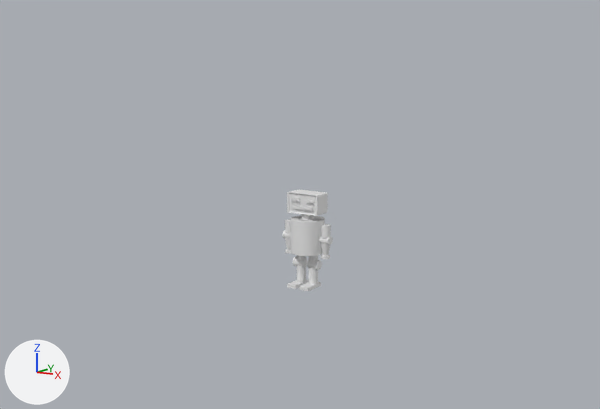
Before and after pictures for a commit that changed the Blender file BakerBot_v1.blend.
Both versions are drawn from a 50 mm camera at (11.28, -17.52, 6.04) aimed at (-0.03, -0.3, 2.18). The axes (+X, +Y, +Z) are drawn at lower left. The lights are the same throughout.

The scene before the commit, as lines of its bpy script (objects in view):
```python
me_cube_003 = bpy.data.meshes.new('Cube.003')
me_cube_003.from_pydata(...)  # 84 vertices, 85 faces; spans x -1.0..1.0, y -0.95..1.0, z -1.0..1.0
# before: 0 (-0.82, -0.8, -0.82) at pixel (290, 210), 1 (-0.82, -0.8, 0.82) at pixel (290, 193), 2 (0.82, -0.8, -0.82) at pixel (315, 213), 3 (0.82, -0.8, 0.82) at pixel (315, 196)
me_cylinder = bpy.data.meshes.new('Cylinder')
me_cylinder.from_pydata(...)  # 320 vertices, 258 faces; spans x -1.0..1.0, y -1.0..1.0, z -1.0..1.34
me_cylinder_001 = bpy.data.meshes.new('Cylinder.001')
me_cylinder_001.from_pydata(...)  # a 64-sided cylinder along z spanning x -1.0..1.0, y -1.0..1.0, z -1.0..1.0
me_cylinder_005 = bpy.data.meshes.new('Cylinder.005')
me_cylinder_005.from_pydata(...)  # 192 vertices, 66 faces; spans x -1.0..1.0, y -1.0..1.0, z -1.0..1.0
me_cylinder_007 = bpy.data.meshes.new('Cylinder.007')
me_cylinder_007.from_pydata(...)  # 256 vertices, 194 faces; spans x -1.0..1.0, y -1.0..1.0, z -1.41..1.0
ob_body = bpy.data.objects.new('Body', me_cylinder)
ob_body.location = (0.02, -0.02, 1.34)
ob_body.scale = (0.437, 0.437, 0.437)
ob_hands = bpy.data.objects.new('Hands', me_cylinder_007)
ob_hands.location = (-0.54, -0.02, 1.05)
ob_hands.scale = (0.123, 0.123, 0.166)
_m = ob_hands.modifiers.new('Array', 'ARRAY')
_m.relative_offset_displace = (4.5, 0.0, 0.0)
ob_head = bpy.data.objects.new('Head', me_cube_003)
ob_head.location = (0.0, -0.02, 2.19)
ob_head.scale = (0.463, 0.269, 0.269)
ob_leg = bpy.data.objects.new('Leg', me_cylinder_001)
ob_leg.location = (-0.18, -0.02, 0.31)
ob_leg.scale = (0.123, 0.123, 0.215)
_m = ob_leg.modifiers.new('Array', 'ARRAY')
_m.relative_offset_displace = (1.5, 0.0, 0.0)
ob_shoulder = bpy.data.objects.new('Shoulder', me_cylinder_005)
ob_shoulder.location = (-0.54, -0.02, 1.52)
ob_shoulder.scale = (0.116, 0.116, 0.153)
_m = ob_shoulder.modifiers.new('Array', 'ARRAY')
_m.relative_offset_displace = (4.8, 0.0, 0.0)
```
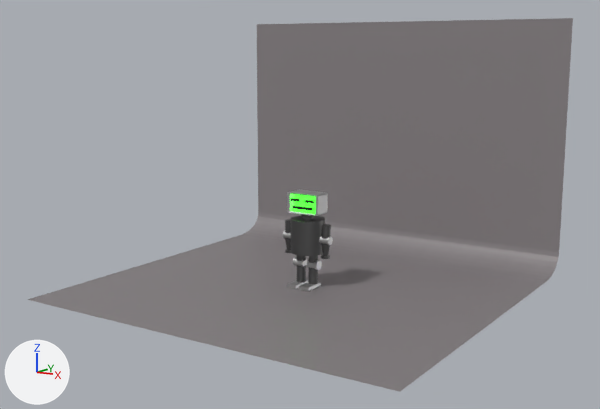
Changed parts and their boxes [x1, y1, x2, y2] in the pictures (600 x 409 px):
'Background', added
    after: [28, 18, 573, 392]
'Body', recoloured
    both: [290, 214, 325, 256]
'Face', added
    after: [290, 194, 315, 214]
'Leg', recoloured
    both: [297, 265, 318, 284]
'Shoulder', recoloured
    both: [285, 219, 331, 238]
'Hands', recoloured
    both: [285, 238, 330, 259]
part 1 of me_cube_003, deleted
    before: [290, 194, 315, 214]
part 2 of me_cube_003, recoloured (white to grey)
    both: [287, 189, 328, 216]

The change, as a diff of the scene's bpy script:
```diff
--- a/BakerBot_v1.blend.py
+++ b/BakerBot_v1.blend.py
@@ mat_robot_body_s2 @@
+mat_robot_body_s2 = principled_material('Robot_Body_s2')
+mat_robot_body_s2.base_color = (0.527, 0.527, 0.527)  # light grey #c0c0c0
+mat_robot_body_s2.metallic = 9.5
@@ me_cylinder @@
 me_cylinder.from_pydata(...)  # 320 vertices, 258 faces; spans x -1.0..1.0, y -1.0..1.0, z -1.0..1.34
+me_cylinder.materials.append(mat_robot_body_s1)  # dark grey #696969
@@ me_cube_003 @@
 # used by ob_head; location = (0.0, -0.02, 2.19); scale = (0.463, 0.269, 0.269)
 # verts and faces of me_cube_003; kept vertices keep their numbers, new ones are numbered from 84
-me_cube_003.from_pydata(...)  # 84 vertices, 85 faces; spans x -1.0..1.0, y -0.95..1.0, z -1.0..1.0
+me_cube_003.from_pydata(...)  # 84 vertices, 84 faces; spans x -1.0..1.0, y -0.95..1.0, z -1.0..1.0
+# me_cube_003 part 1
+delete_faces([(0, 2, 3, 1)])
+# me_cube_003 part 2: 84 faces spanning x -1.0..1.0, y -0.95..1.0, z -1.0..1.0 switch from no material to mat_robot_body_s2 (light grey #c0c0c0)
@@ me_cylinder_001 @@
 me_cylinder_001.from_pydata(...)  # 128 vertices, 66 faces; spans x -1.0..1.0, y -1.0..1.0, z -1.0..1.0
+me_cylinder_001.materials.append(mat_robot_body_s1)  # dark grey #696969
@@ me_cylinder_007 @@
 me_cylinder_007.from_pydata(...)  # 256 vertices, 194 faces; spans x -1.0..1.0, y -1.0..1.0, z -1.41..1.0
+me_cylinder_007.materials.append(mat_robot_body_s1)  # dark grey #696969
@@ me_cylinder_005 @@
 me_cylinder_005.from_pydata(...)  # 192 vertices, 66 faces; spans x -1.0..1.0, y -1.0..1.0, z -1.0..1.0
+me_cylinder_005.materials.append(mat_robot_body_s1)  # dark grey #696969
@@ me_cube_005 @@
+me_cube_005.from_pydata([(-0.82, -0.8, -0.82), (-0.82, -0.8, 0.82), (0.82, -0.8, -0.82), (0.82, -0.8, 0.82)], [], [(2, 3, 1, 0)])
+me_cube_005.materials.append(mat_screen)  # white #e7e7e7
@@ me_plane @@
+me_plane.from_pydata([(-1.0, -1.0, 0.0), (1.0, -1.0, 0.0), (-1.0, 1.0, 2.37), (1.0, 1.0, 2.37), (-1.0, 0.8, 0.0), (-1.0, 1.0, 0.2), (-1.0, 0.84, 0.01), (-1.0, 0.89, 0.02), (-1.0, 0.92, 0.04), (-1.0, 0.96, 0.08), (-1.0, 0.98, 0.11), (-1.0, 0.99, 0.16), (1.0, 1.0, 0.2), (1.0, 0.8, 0.0), (1.0, 0.99, 0.16), (1.0, 0.98, 0.11), (1.0, 0.96, 0.08), (1.0, 0.92, 0.04), (1.0, 0.89, 0.02), (1.0, 0.84, 0.01)], [], [(5, 12, 3, 2), (12, 5, 11, 14), (14, 11, 10, 15), (15, 10, 9, 16), (16, 9, 8, 17), (17, 8, 7, 18), (18, 7, 6, 19), (19, 6, 4, 13), (0, 1, 13, 4)])
+me_plane.materials.append(mat_background)  # grey #868082
@@ ob_face @@
+ob_face = bpy.data.objects.new('Face', me_cube_005)
+ob_face.location = (0.0, -0.02, 2.19)
+ob_face.scale = (0.463, 0.269, 0.269)
@@ ob_background @@
+ob_background = bpy.data.objects.new('Background', me_plane)
+ob_background.location = (0.0, 0.0, 0.0)
+ob_background.scale = (5.06, 4.8, 2.87)
```
